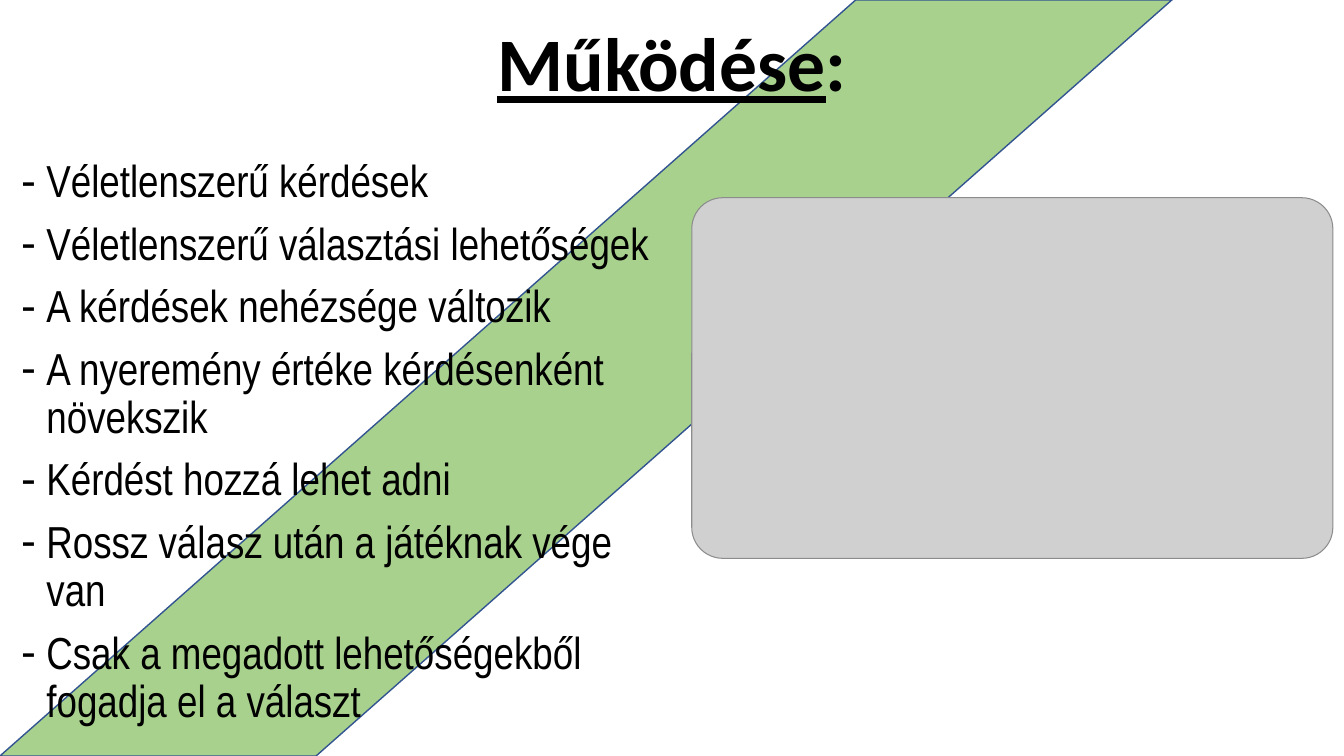
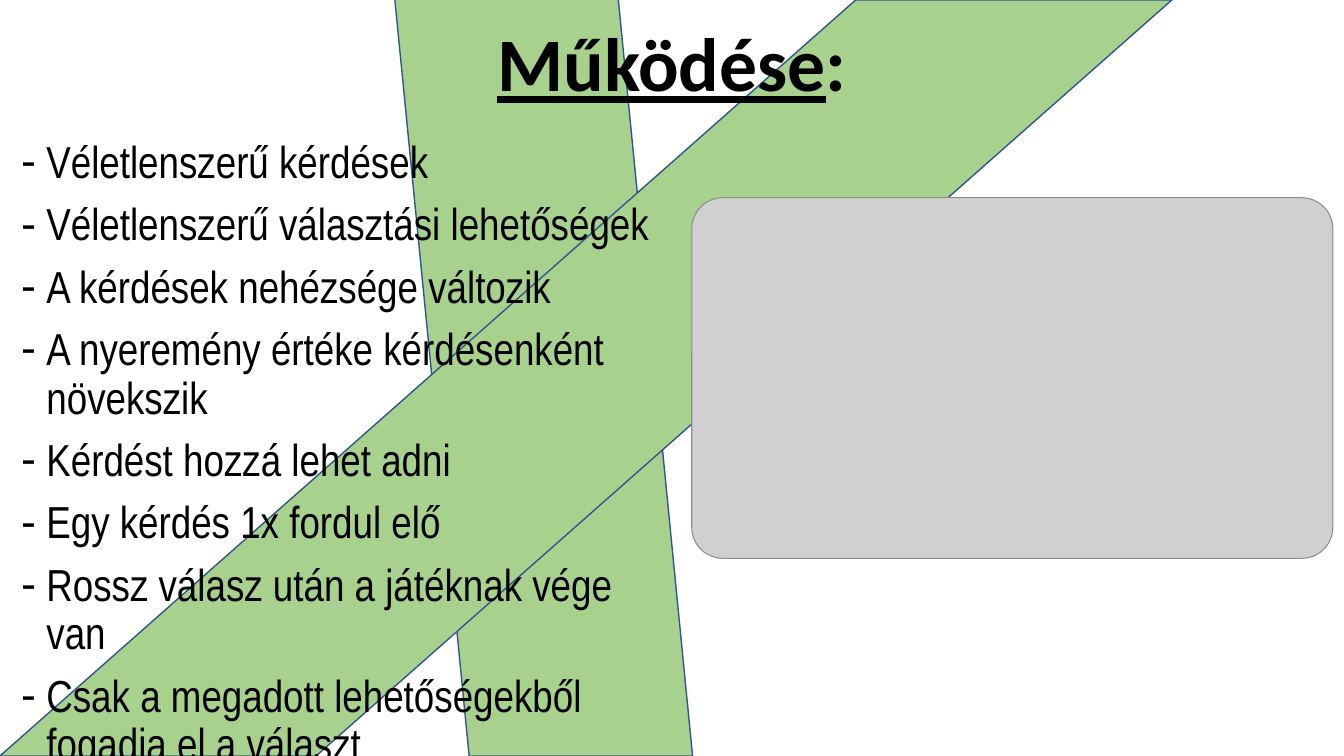
Before and after one commit to holperj/Legyen-on-is-milliomos, a slide deck: slide 2 of milliomos.pptx. Drawn at 1344x756 pixels with LibreOffice and Linux fonts; fonts in the diff are those of the drawing; grey boxes stand for pictures. Boxes give left, top, right and bottom in pixels: in the first picture for what was removed or moved away, otherwise in the second. Text is boxed around its words. In the diff, an @@ line names an element or a change of style, - is before the commit and + after.

```diff
--- a/milliomos.pptx
+++ b/milliomos.pptx
@@ parallelogram added at [395,0,694,756], fill #A9D18E, outline #325491 1 pt @@
@@ text "Véletlenszerű kérdések": place and size @@
-text "Véletlenszerű kérdések" at [46,164,649,726]
+text "Véletlenszerű kérdések" at [46,142,649,721]
@@ text at [46,503,440,548]: paragraph added @@
+– Egy kérdés 1x fordul elő
```
Also in this commit, not shown: 2 other slides changed.
